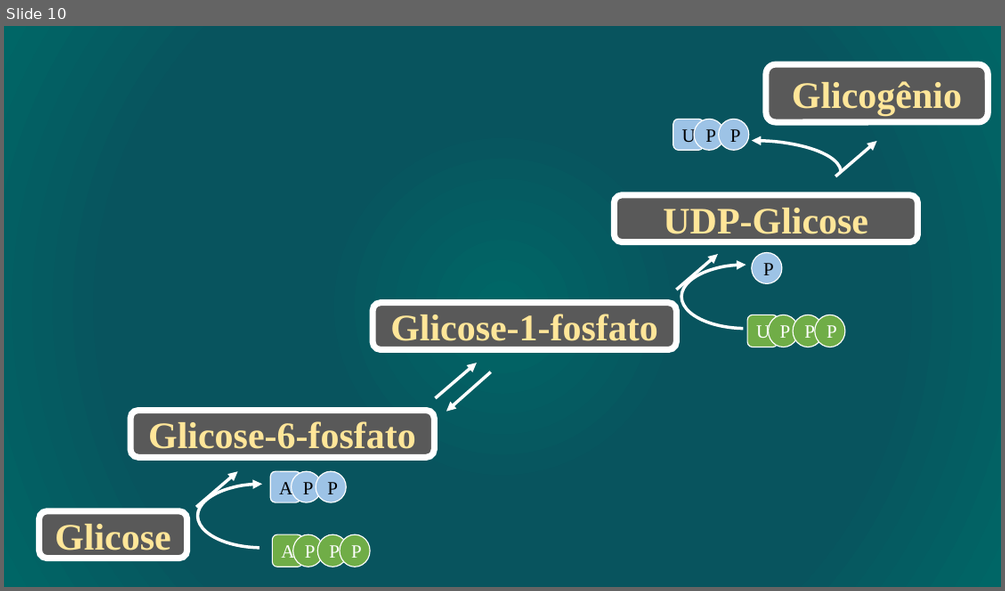
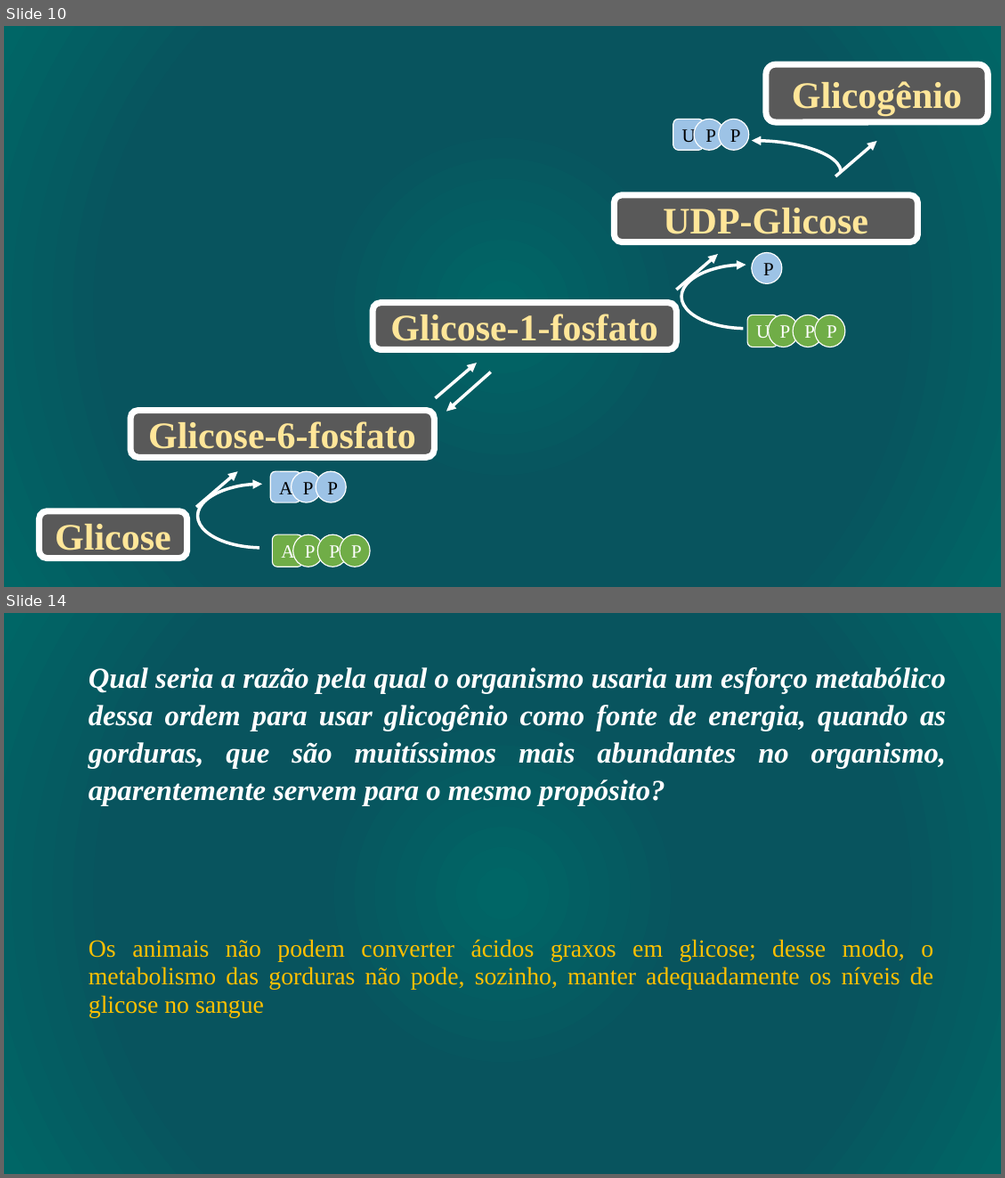
Before and after one commit to daniloasdotcom/Bioquimica-com-Danilo, a slide deck: static/aulas/metabolismo_glicogenio.pptx. Shown one above the other, each under a label of ours: slide 10 before the commit, slides 10 and 14 after it; the slides between them are not shown. The pictures are 1005x591 and 1005x1178 pixels, drawn with LibreOffice and Linux fonts; fonts in the diff are those of the drawing. Boxes give left, top, right and bottom in pixels: in the first picture for what was removed or moved away, otherwise in the second. Text is boxed around its words. In the diff, an @@ line names an element or a change of style, - is before the commit and + after.

```diff
--- a/static/aulas/metabolismo_glicogenio.pptx
+++ b/static/aulas/metabolismo_glicogenio.pptx
@@ slide 14 added at [4,613,1001,1174], background gradient #006666 to #08545E @@
@@ text added at [89,667,946,805], 28 pt, text #FFFFFF, bold, italic @@
+Qual seria a razão pela qual o organismo usaria um esforço metabólico dessa ordem para usar glicogênio como fonte de energia, quando as gorduras, que são muitíssimos mais abundantes no organismo, aparentemente servem para o mesmo propósito?
@@ text added at [89,939,933,1018], 23.8 pt, text #FFC000 @@
+Os animais não podem converter ácidos graxos em glicose; desse modo, o metabolismo das gorduras não pode, sozinho, manter adequadamente os níveis de glicose no sangue
```
Also in this commit, not shown: 5 slides changed, 11 other slides added.
